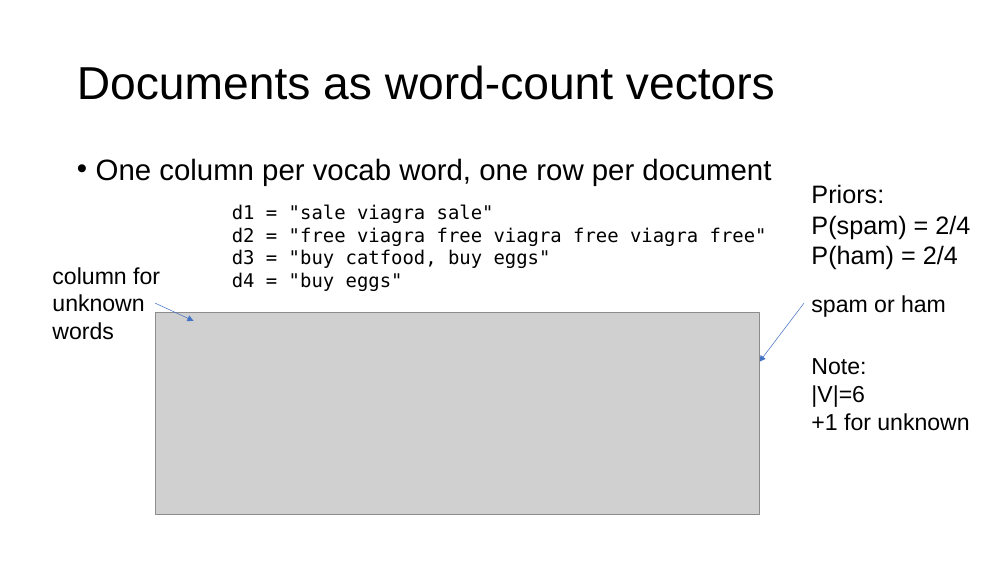
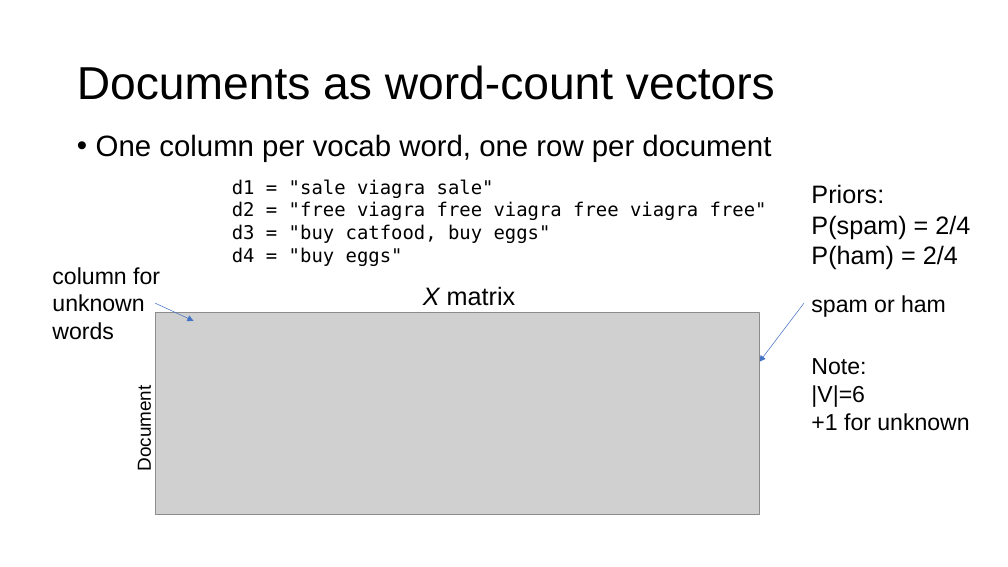
Before and after one commit to parrt/msds621, a slide deck: slide 20 of lectures/naive-bayes.pptx. Drawn at 1008x567 pixels with LibreOffice and Linux fonts; fonts in the diff are those of the drawing; grey boxes stand for pictures; background and template pictures are left out. Boxes give left, top, right and bottom in pixels: in the first picture for what was removed or moved away, otherwise in the second. Text is boxed around its words. In the diff, an @@ line names an element or a change of style, - is before the commit and + after.

```diff
--- a/lectures/naive-bayes.pptx
+++ b/lectures/naive-bayes.pptx
@@ text "One column per vocab word, ...": place and size @@
-text "One column per vocab word, ..." at [96,158,771,186]
+text "One column per vocab word, ..." at [96,134,771,162]
@@ text "d1 = "sale viagra sale"": place and size @@
-text "d1 = "sale viagra sale"" at [232,204,767,291]
+text "d1 = "sale viagra sale"" at [232,179,767,266]
@@ text added at [423,286,516,306], 24 pt, text #000000 @@
+X matrix
@@ text added at [134,393,155,469], 18 pt, text #000000 @@
+Document
```
Also in this commit, not shown: 4 other slides changed, 3 other files.
